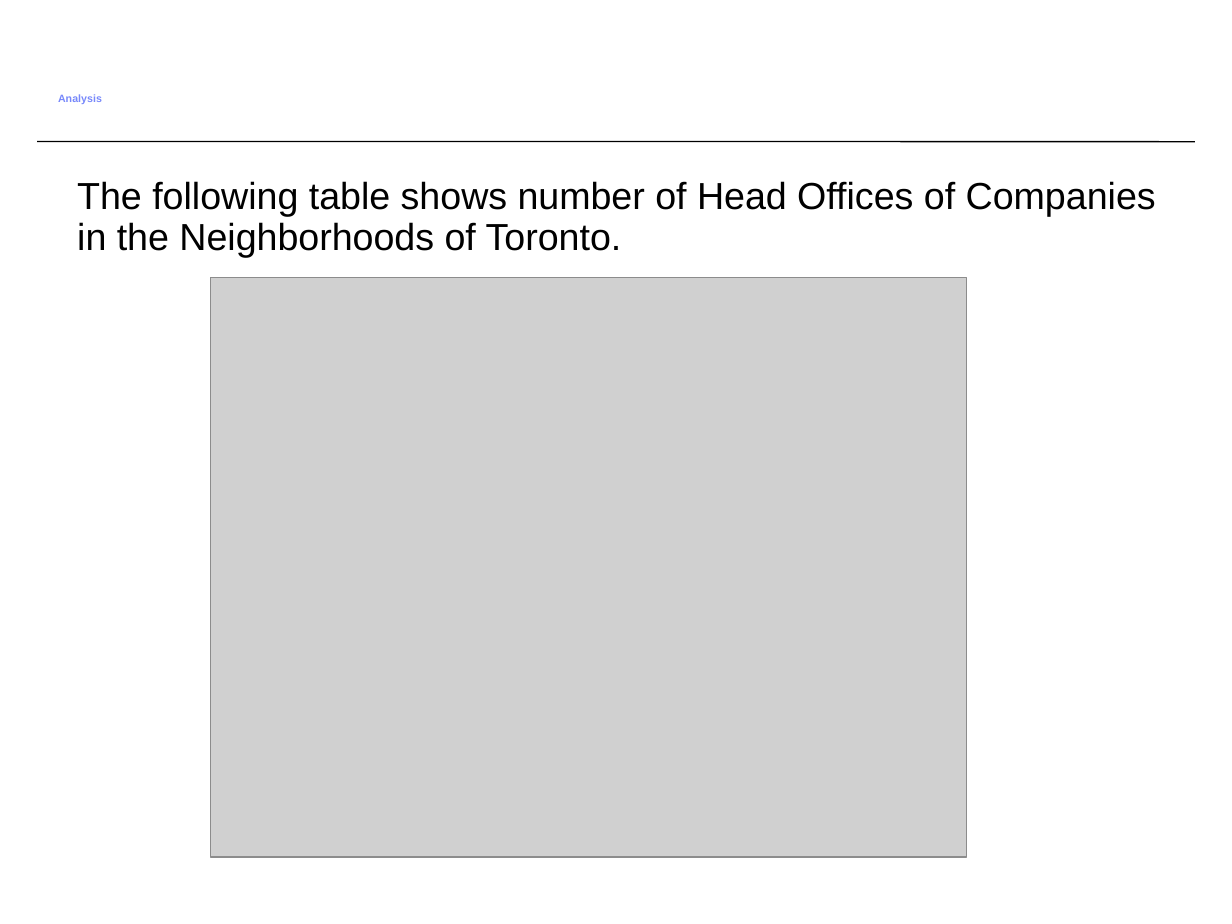
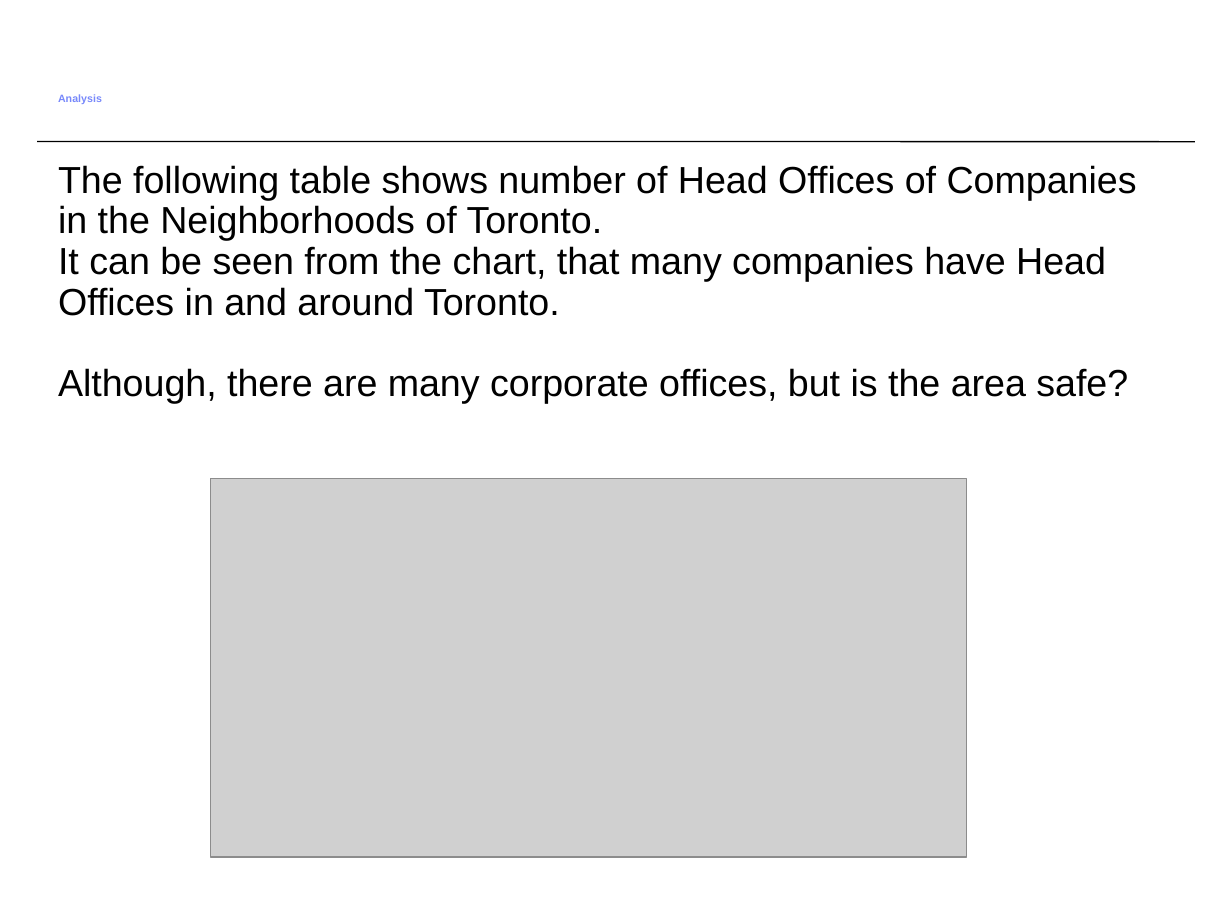
Before and after one commit to sandeepwani/Coursera_Capstone, a slide deck: slide 5 of Presentation.ppt. Drawn at 1232x924 pixels with LibreOffice and Linux fonts; fonts in the diff are those of the drawing; grey boxes stand for pictures. Boxes give left, top, right and bottom in pixels: in the first picture for what was removed or moved away, otherwise in the second. Text is boxed around its words. In the diff, an @@ line names an element or a change of style, - is before the commit and + after.

```diff
--- a/Presentation.ppt
+++ b/Presentation.ppt
@@ text "The following table shows number ...": place and size @@
-text "The following table shows number ..." at <box>77,181,1156,257</box>
+text "The following table shows number ..." at <box>58,165,1137,403</box>
@@ text at <box>58,246,1128,403</box>: paragraphs added @@
+It can be seen from the chart, that many companies have Head Offices in and around Toronto.
+Although, there are many corporate offices, but is the area safe?
@@ picture: place and size @@
-picture at <box>211,277,967,857</box>
+picture at <box>211,479,967,857</box>
```
Also in this commit, not shown: 3 other slides changed, 1 slide added.
